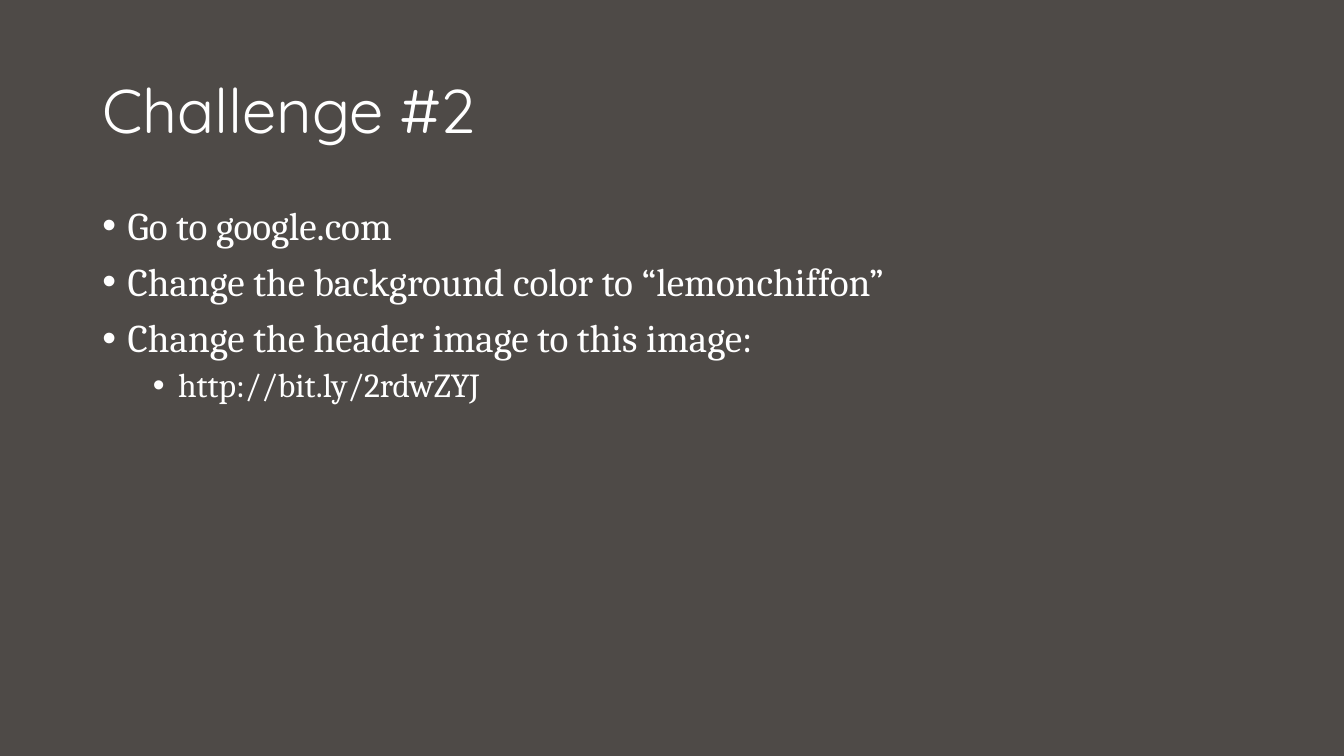
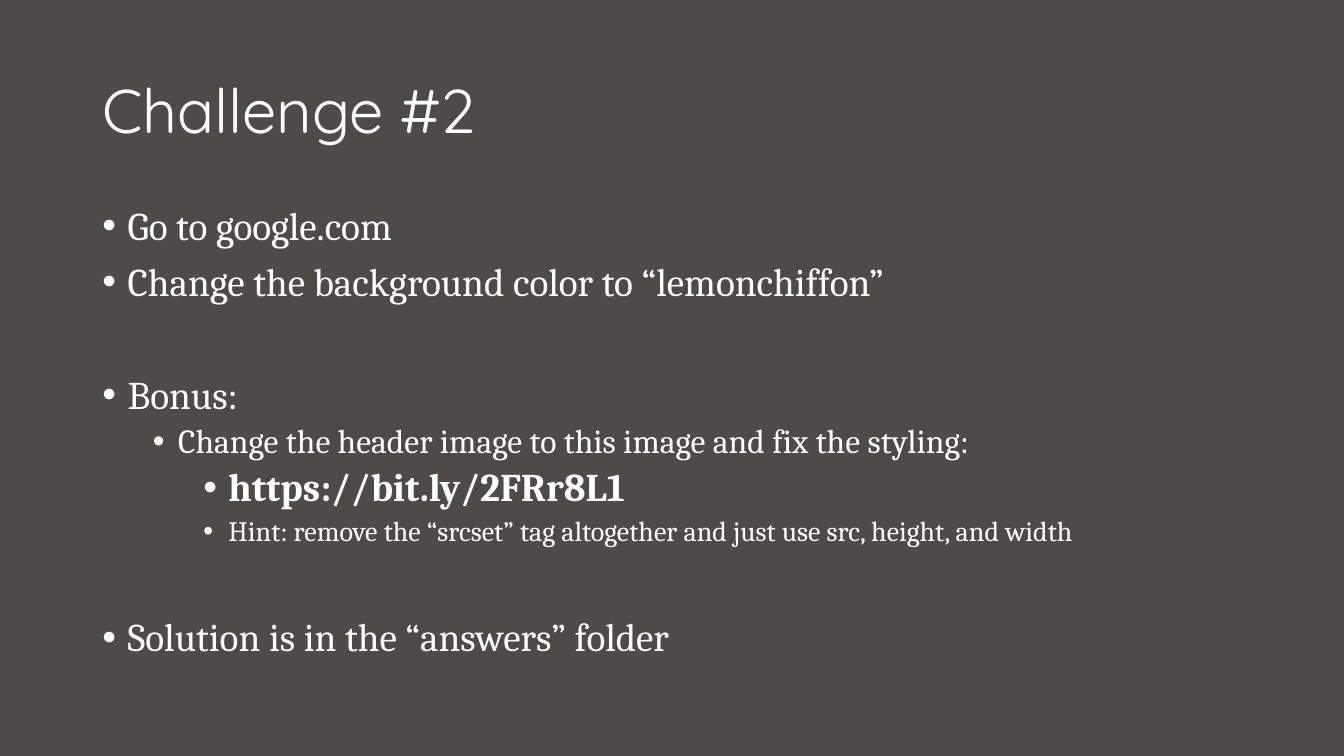
Before and after one commit to nuitrcs/intro_to_web_workshop, a slide deck: slide 17 of intro to web.pptx (slide 18 before the commit). Drawn at 1344x756 pixels with LibreOffice and Linux fonts; fonts in the diff are those of the drawing. Boxes give left, top, right and bottom in pixels: in the first picture for what was removed or moved away, otherwise in the second. Text is boxed around its words. In the diff, an @@ line names an element or a change of style, - is before the commit and + after.

Commit message:
added solutions, fixed challenges

```diff
--- a/intro to web.pptx
+++ b/intro to web.pptx
@@ text at (128,383,1072,652): text changed; size 28 to 20 pt @@
-• Change the header image to this image:
-  • http://bit.ly/2rdwZYJ
+• Bonus:
+  • Change the header image to this image and fix the styling:
+    • https://bit.ly/2FRr8L1
+    • Hint: remove the “srcset” tag altogether and just use src, height, and width
+• Solution is in the “answers” folder
```
Also in this commit, not shown: 2 other slides changed, 1 slide added, 1 slide removed, 3 other files.
